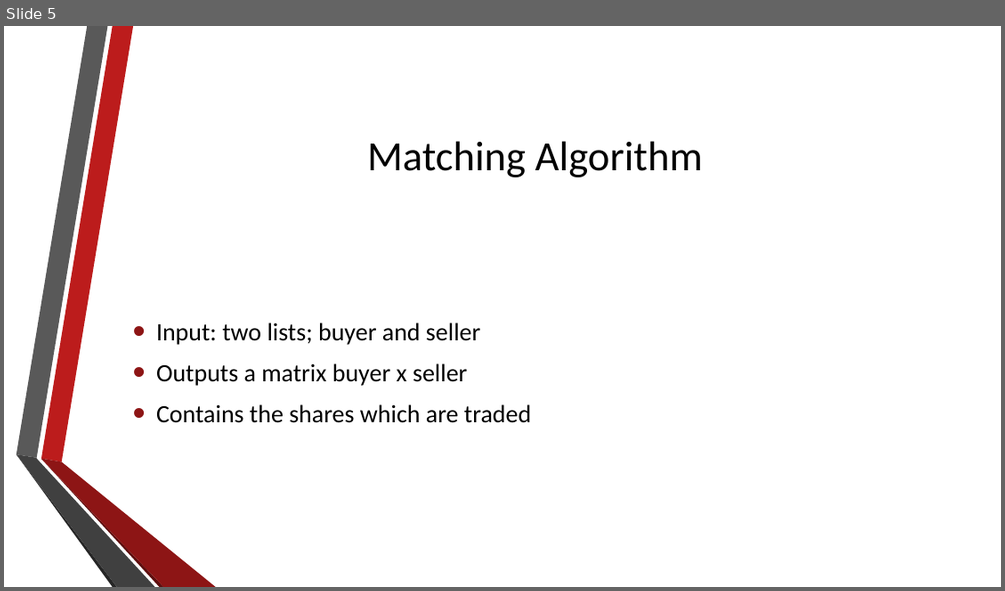
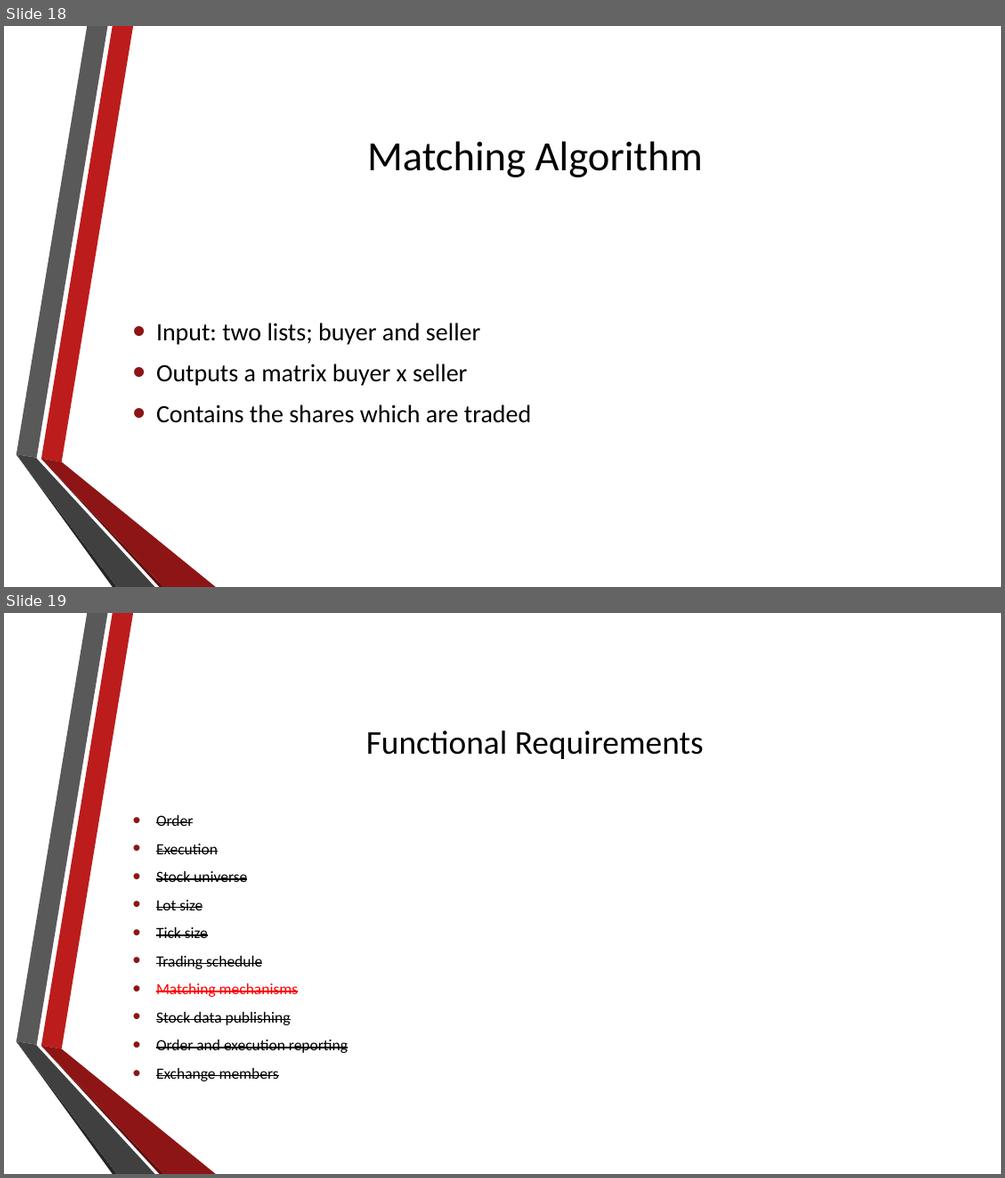
Before and after one commit to agoscinski/FinanceServiceComputing, a slide deck: presentations/ExchangeSimulator2.pptx. Shown one above the other, each under a label of ours: slide 5 before the commit, slides 18 and 19 after it. The pictures are 1005x591 and 1005x1178 pixels, drawn with LibreOffice and Linux fonts; fonts in the diff are those of the drawing; background and template pictures are left out. Boxes give left, top, right and bottom in pixels: in the first picture for what was removed or moved away, otherwise in the second. Text is boxed around its words. In the diff, an @@ line names an element or a change of style, - is before the commit and + after.

```diff
--- a/presentations/ExchangeSimulator2.pptx
+++ b/presentations/ExchangeSimulator2.pptx
@@ slide 19 added at (4,613,1001,1174), background picture (left out); not listed: 6 template elements that a slide beside it also shows @@
@@ title added at (366,730,704,759), 32 pt, text #000000 @@
+Functional Requirements
@@ text added at (156,844,348,1081), 15 pt, text #000000, strikethrough @@
+• Order
+• Execution
+• Stock universe
+• Lot size
+• Tick size
+• Trading schedule
+• Matching mechanisms
+• Stock data publishing
+• Order and execution reporting
+• Exchange members
@@ what was slide 5 is now slide 18 @@
```
Also in this commit, not shown: 13 other slides added.
